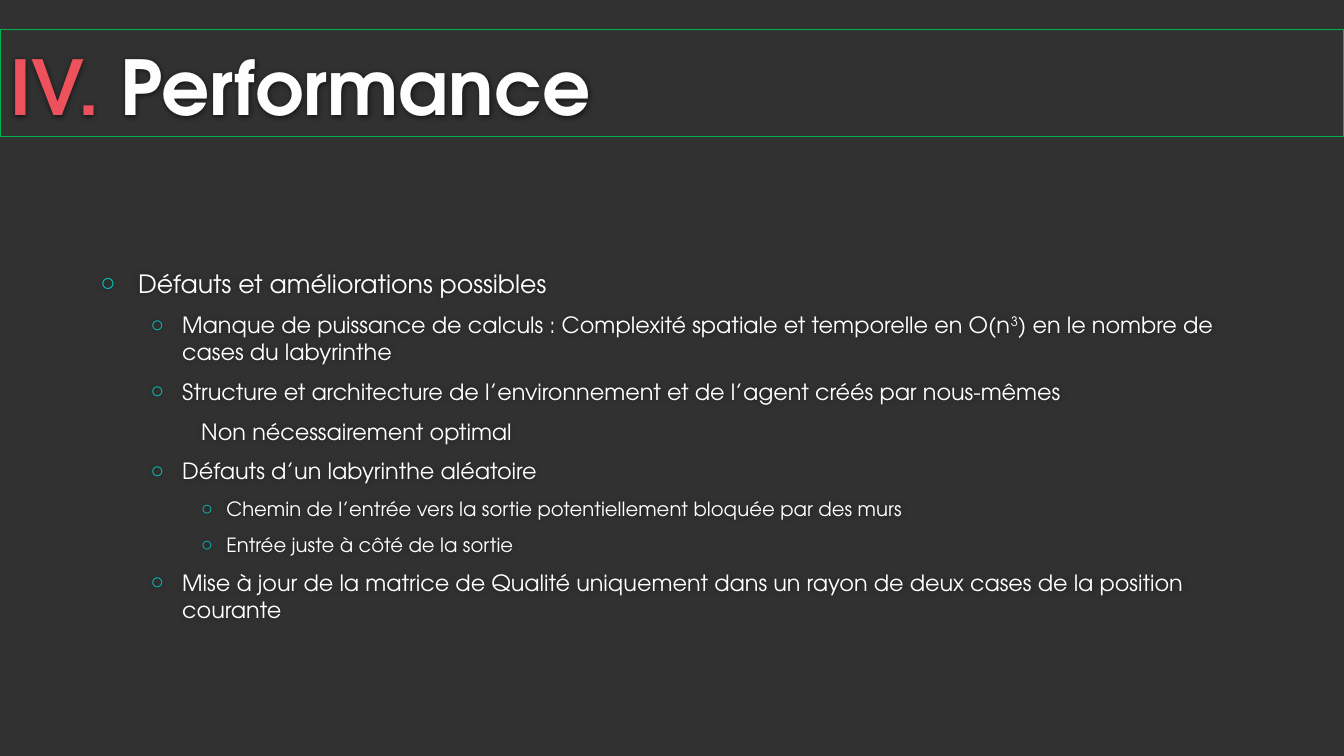
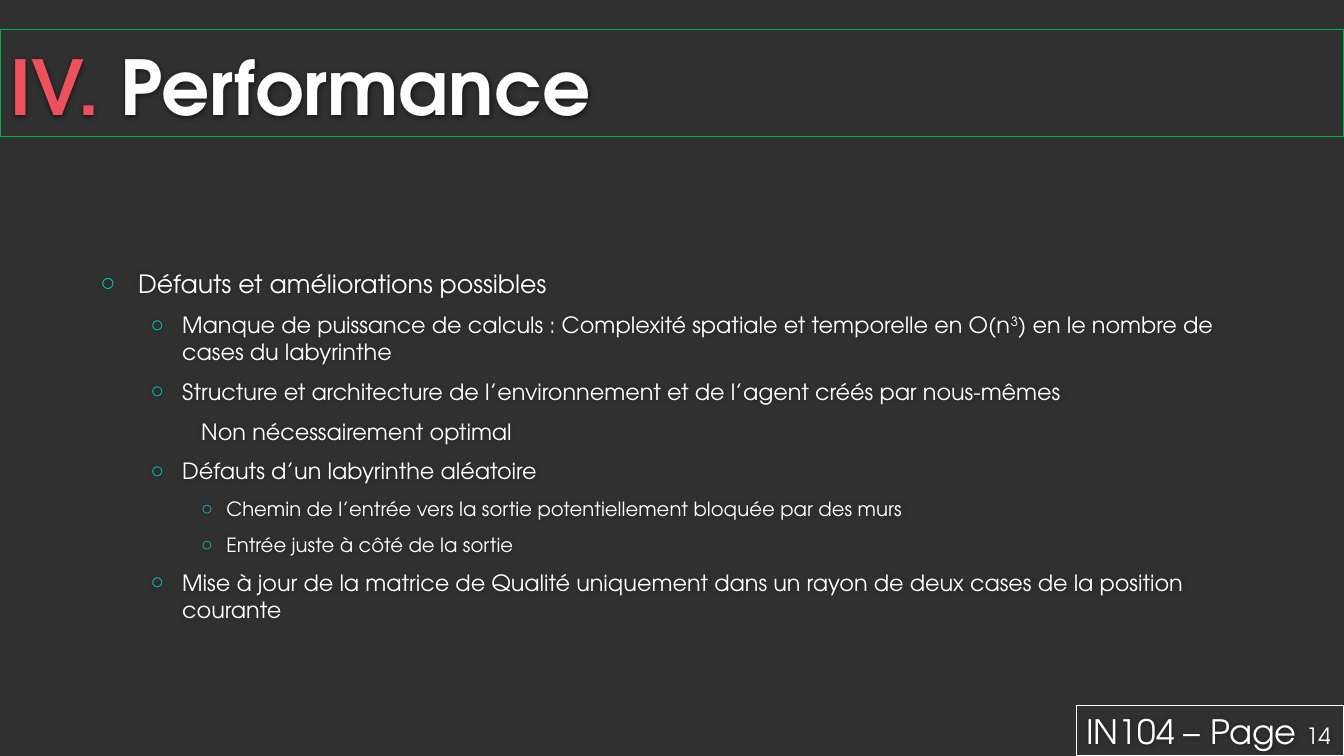
Before and after one commit to laurentlam/labyrinth_solving, a slide deck: slide 13 of Livrables/Présentation.pptx. Drawn at 1344x756 pixels with LibreOffice and Linux fonts; fonts in the diff are those of the drawing; background and template pictures are left out. Boxes give left, top, right and bottom in pixels: in the first picture for what was removed or moved away, otherwise in the second. Text is boxed around its words. In the diff, an @@ line names an element or a change of style, - is before the commit and + after.

```diff
--- a/Livrables/Présentation.pptx
+++ b/Livrables/Présentation.pptx
@@ rectangle added at <box>1077,706,1344,756</box>, outline #FFFFFF 0.75 pt, 24 pt, text #FFFFFF @@
+IN104 – Page 14
```
Also in this commit, not shown: 10 other slides changed.
